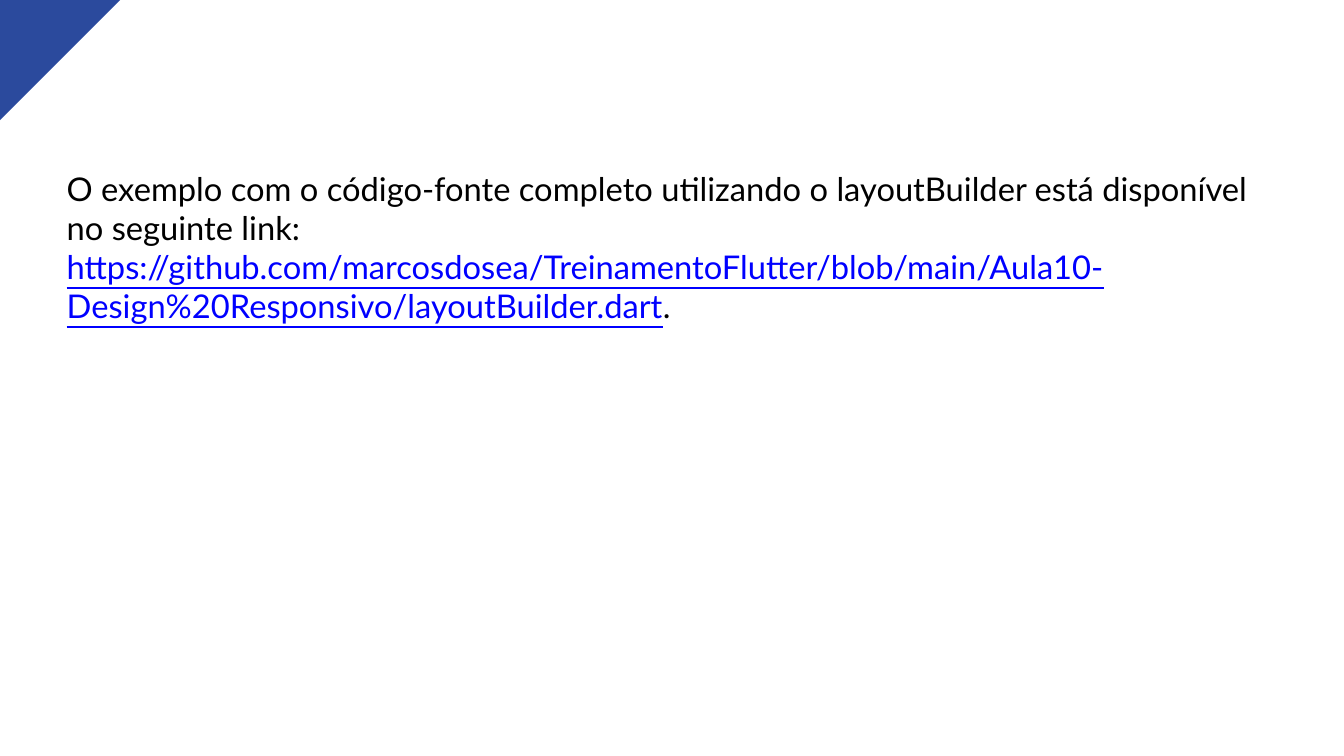
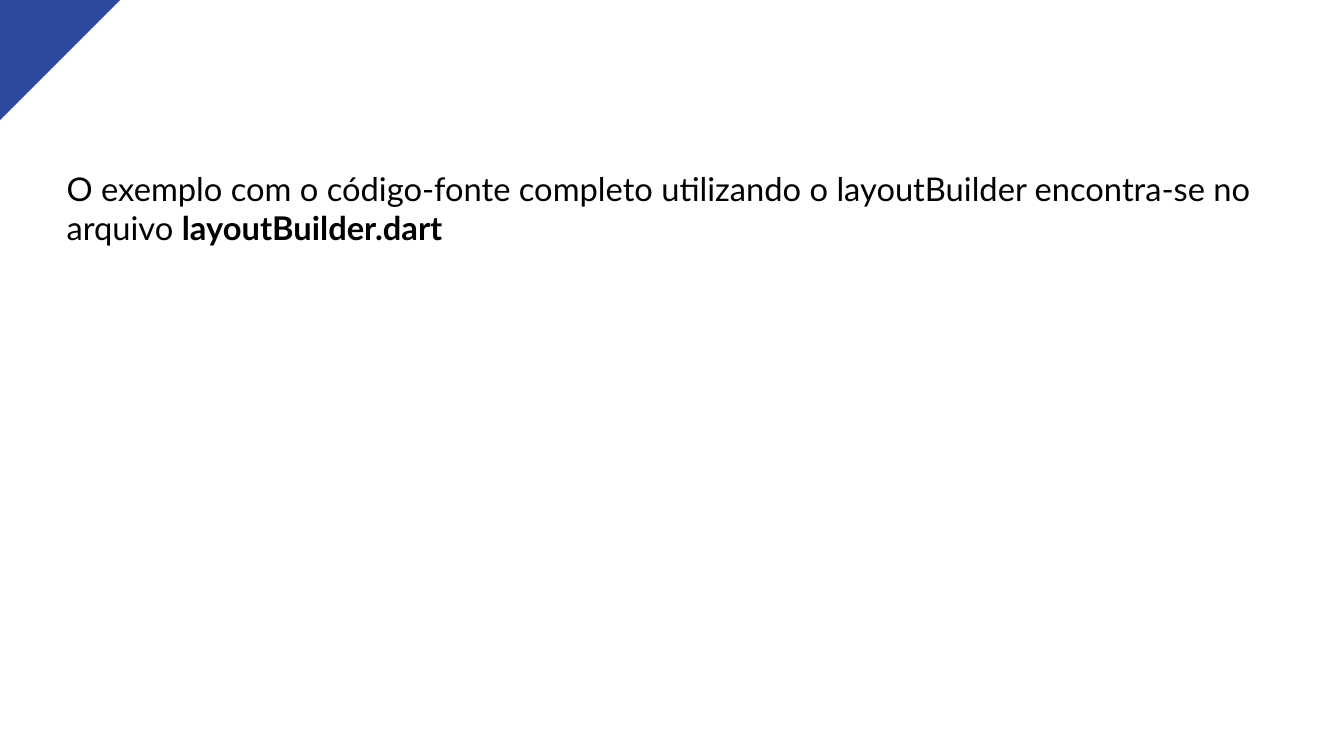
Before and after one commit to marcosdosea/TreinamentoFlutter, a slide deck: slide 10 of Aula10-Design Responsivo/Aula10-Design Responsivo.pptx. Drawn at 1344x756 pixels with LibreOffice and Linux fonts; fonts in the diff are those of the drawing. Boxes give left, top, right and bottom in pixels: in the first picture for what was removed or moved away, otherwise in the second. Text is boxed around its words. In the diff, an @@ line names an element or a change of style, - is before the commit and + after.

Commit message:
Correção da aula sobre design responsivo

```diff
--- a/Aula10-Design Responsivo/Aula10-Design Responsivo.pptx
+++ b/Aula10-Design Responsivo/Aula10-Design Responsivo.pptx
@@ text at box(67, 177, 1250, 246): text changed; text colour #0000FF to #000000 @@
-O exemplo com o código-fonte completo utilizando o layoutBuilder está disponível no seguinte link: https://github.com/marcosdosea/TreinamentoFlutter/blob/main/Aula10-Design%20Responsivo/layoutBuilder.dart.
+O exemplo com o código-fonte completo utilizando o layoutBuilder encontra-se no arquivo layoutBuilder.dart
```
